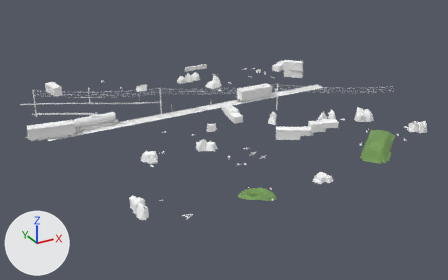
The glTF model assets/models/outdoor/outdoor_12.glb as it was, and as the next commit left it.
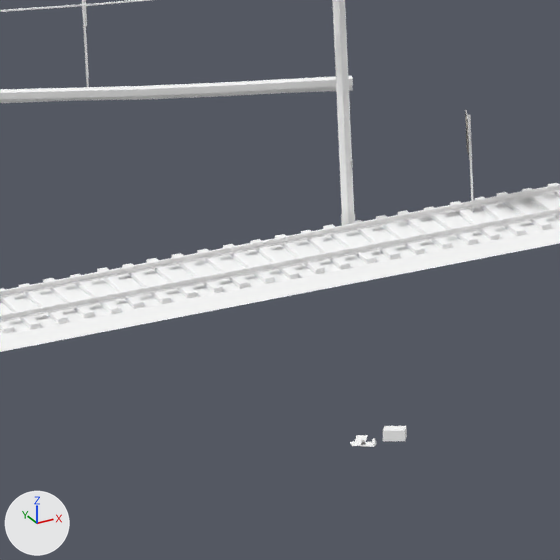
There are two pictures of each version: one whole from a 50 mm lens placed at (-74.6, -142.8, 64.3), pointed at (1.0, -5.3, -4.5), one close up on the part from 29% to 40% of the width and 34% to 51% of the height. Every picture has the same lights, and +X, +Y and +Z are marked at lower left. The older version's two pictures come first. Vertices at exactly the same position are counted once.

Names of what the first close-up shows: 'gas_station_town'.
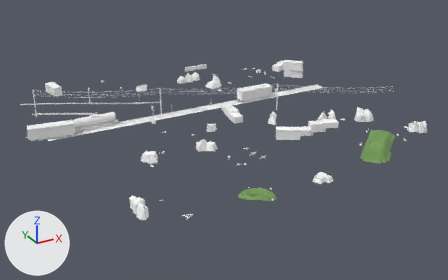
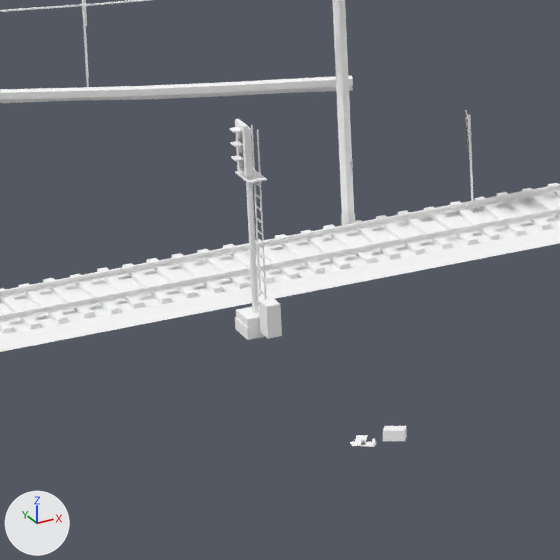
Patch to the scene script:
```diff
--- a/assets/models/outdoor/outdoor_12.glb.py
+++ b/assets/models/outdoor/outdoor_12.glb.py
@@ me_gas_station_town @@
 # used by ob_gas_station_town; location = (0.0, 0.0, 0.0)
-me_gas_station_town.from_pydata(...)  # 13511 vertices, 18784 faces; spans x -48.7..49.7, y -46.8..44.0, z -3.2..8.6
+me_gas_station_town.from_pydata(...)  # 13755 vertices, 19166 faces; spans x -48.7..49.7, y -46.8..44.0, z -3.2..8.6
+# me_gas_station_town part 1: the loose piece of 8 vertices spanning x -15.5..-15.2, y 7.5..10.0, z 0.1..0.2 is copied, and the copy is scaled about its middle by (-2.82, -0.28, 3.33), then moved by (0.1, -3.3, 0.0); it spans x -15.6..-14.9, y 5.1..5.8, z -0.1..0.3
+# me_gas_station_town part 2: the loose piece of 8 vertices spanning x -15.5..-15.2, y 7.5..10.0, z 0.1..0.2 is copied, and the copy is scaled about its middle by (-3.02, -0.3, 2.5), then moved by (0.1, -3.3, -0.2); it spans x -15.6..-14.9, y 5.1..5.8, z -0.2..0.2
+# me_gas_station_town part 3: a new loose piece, an 8-sided cylinder along z spanning x -15.33..-15.17, y 5.37..5.53, z 0.35..4.35, in mat_kit_atlas (white #ffffff)
+# me_gas_station_town part 4: a new loose piece, a box spanning x -15.42..-15.32, y 5.18..5.72, z 3.83..5.07, in mat_kit_atlas (white #ffffff)
+# me_gas_station_town part 5: a new loose piece, a box spanning x -15.42..-15.2, y 5.31..5.59, z 3.95..4.95, in mat_kit_atlas (white #ffffff)
+# me_gas_station_town part 6: a new loose piece, a box spanning x -15.62..-15.42, y 5.32..5.58, z 4.915..4.945, in mat_kit_atlas (white #ffffff)
+# me_gas_station_town part 7: a new loose piece, a box spanning x -15.62..-15.42, y 5.32..5.58, z 4.565..4.595, in mat_kit_atlas (white #ffffff)
+# me_gas_station_town part 8: a new loose piece, a box spanning x -15.62..-15.42, y 5.32..5.58, z 4.215..4.245, in mat_kit_atlas (white #ffffff)
+# me_gas_station_town part 9: a new loose piece, a box spanning x -15.065..-15.035, y 5.605..5.635, z 0.65..4.9, in mat_kit_atlas (white #ffffff)
+# me_gas_station_town part 10: a new loose piece, a box spanning x -15.065..-15.035, y 5.265..5.295, z 0.65..4.9, in mat_kit_atlas (white #ffffff)
+# me_gas_station_town part 11: a new loose piece, a box spanning x -15.425..-14.975, y 5.05..5.85, z 3.71..3.75, in mat_kit_atlas (white #ffffff)
+# me_gas_station_town part 12: the loose piece of 8 vertices spanning x -15.5..-15.2, y 7.5..10.0, z 0.1..0.2 is copied, and the copy is scaled about its middle by (-1.41, -0.18, 6.67), then moved by (0.2, -4.0, 0.2); it spans x -15.3..-15.0, y 4.6..5.0, z 0.0..0.8
+# other edits to the shape of me_gas_station_town do not show in these pictures
 me_gas_station_town.materials.append(mat_kit_atlas)
```

Pixel boxes (x1, y1, x2, y2) of what changed, in the close-ups (560 x 560 px):
part 1 of me_gas_station_town, added
    after: (236, 307, 260, 327)
part 2 of me_gas_station_town, added
    after: (235, 317, 265, 340)
part 3 of me_gas_station_town, added
    after: (246, 169, 259, 313)
part 4 of me_gas_station_town, added
    after: (235, 119, 251, 177)
part 5 of me_gas_station_town, added
    after: (237, 126, 253, 170)
part 6 of me_gas_station_town, added
    after: (230, 127, 242, 133)
part 7 of me_gas_station_town, added
    after: (230, 141, 243, 147)
part 8 of me_gas_station_town, added
    after: (231, 155, 243, 161)
part 9 of me_gas_station_town, added
    after: (251, 125, 261, 296)
part 10 of me_gas_station_town, added
    after: (257, 130, 267, 299)
part 11 of me_gas_station_town, added
    after: (235, 169, 267, 184)
part 12 of me_gas_station_town, added
    after: (259, 298, 282, 339)
